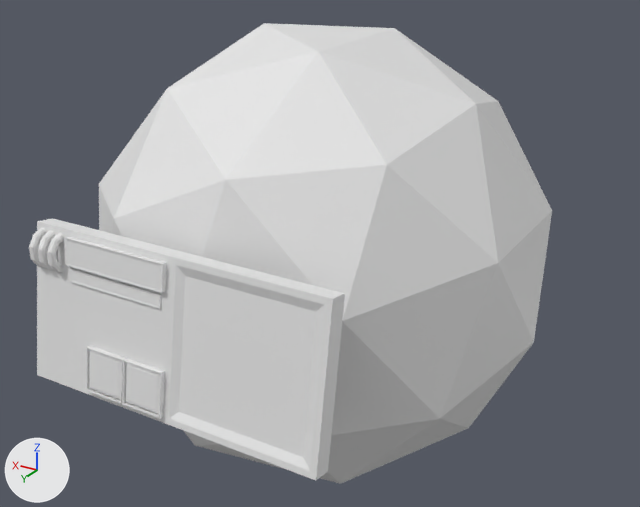
The Blender file Assets/Models/Molecular Smelter.blend: old version first, new version second.
Camera for both pictures: a camera (50 mm lens) standing at (-1.95, 3.31, 2.68) and looking at (-0.02, 0.09, 1.07). Lighting does not change. The marker at lower left points along +X, +Y and +Z.

In view in the first picture: 'BigScreenFrame', 'ButtonFrame', 'ComputerScreen', 'MolecularSmelter', 'NameTag', 'NameTag.001', 'OffButton', 'OnButton', 'ProcessBar1', 'ProcessBar2', 'ProcessBar3', 'ProcessBar4', 'ProcessBarFrame'.
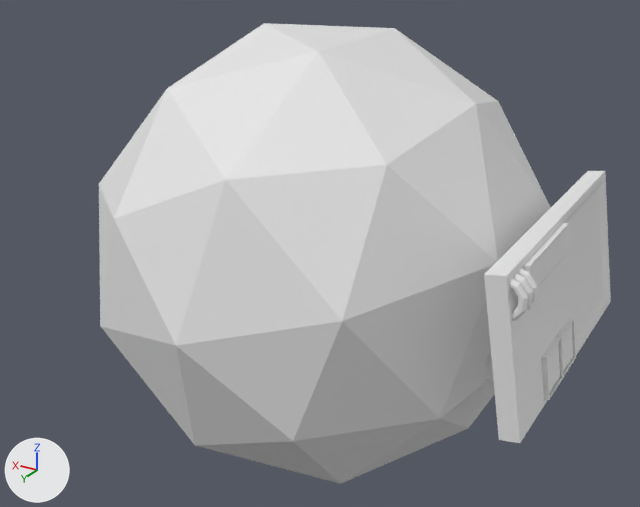
Commit message: Changed - Molecular Smelter

Changed parts and their boxes [x1, y1, x2, y2] in the pictures (640 x 507 px):
'MolecularSmelter', reshaped (14% narrower)
    before: [29, 23, 552, 484]
    after: [99, 23, 551, 484]
'BigScreenFrame', moved, turned
    before: [37, 218, 345, 480]
    after: [484, 171, 611, 443]
'ComputerScreen', moved, turned
    before: [179, 276, 316, 457]
    after: [567, 188, 604, 337]
'NameTag.001', moved, turned
    before: [68, 241, 160, 290]
    after: [530, 227, 567, 284]
'ButtonFrame', moved, turned
    before: [86, 346, 165, 419]
    after: [541, 317, 576, 400]
'OnButton', moved, turned
    before: [126, 363, 160, 414]
    after: [562, 323, 573, 371]
'OffButton', moved, turned
    before: [89, 350, 121, 399]
    after: [547, 342, 560, 393]
'NameTag', moved, turned
    before: [64, 237, 167, 293]
    after: [523, 223, 569, 287]
'MolecularSmelter.001', added
    after: [509, 268, 537, 321]
'ProcessBarFrame', moved, turned
    before: [70, 269, 161, 309]
    after: [528, 255, 566, 310]
'ProcessBar4', moved, turned
    before: [135, 290, 157, 306]
    after: [556, 257, 564, 275]
'ProcessBar2', moved, turned
    before: [93, 277, 114, 293]
    after: [539, 276, 548, 295]
'ProcessBar3', moved, turned
    before: [114, 284, 135, 299]
    after: [548, 267, 556, 285]
'ProcessBar1', moved, turned
    before: [73, 272, 93, 286]
    after: [531, 287, 540, 306]
part 1 of me_icosphere_002, deleted
    before: [29, 228, 45, 267]
part 2 of me_icosphere_002, deleted
    before: [38, 230, 54, 270]
part 3 of me_icosphere_002, deleted
    before: [47, 232, 64, 273]

The edits, one by one:
me_icosphere_002 has 262 vertices, 305 faces and spans x -1.03..1.0, y -1.07..1.17, z 0.01..2.07.
me_icosphere_002 is used by ob_molecularsmelter; location (0.0, 0.0, 0.0).
me_icosphere_002 part 1: the loose piece of 60 vertices spanning x 0.62..0.66, y 1.09..1.17, z 1.23..1.4 is deleted.
me_icosphere_002 part 2: the loose piece of 60 vertices spanning x 0.57..0.61, y 1.09..1.17, z 1.23..1.4 is deleted.
me_icosphere_002 part 3: the loose piece of 60 vertices spanning x 0.53..0.56, y 1.09..1.17, z 1.23..1.4 is deleted.
Mesh me_icosphere_004 is new.
It has 180 vertices, 150 faces and spans x 0.526..0.659, y 1.087..1.17, z 1.23..1.404.
Object 'ComputerScreen' (ob_computerscreen) moves from (0.0, 0.0, 0.0) to (0.014, -0.02, 0.0).
Object 'ComputerScreen' (ob_computerscreen) turns from (0, 0, 0) to (0, 0, 91) degrees about x, y and z.
Object 'BigScreenFrame' (ob_bigscreenframe) moves from (0.0, 0.0, 0.0) to (0.014, -0.02, 0.0).
Object 'BigScreenFrame' (ob_bigscreenframe) turns from (0, 0, 0) to (0, 0, 91) degrees about x, y and z.
Object 'NameTag.001' (ob_nametag_001) moves from (0.257, 1.089, 1.335) to (-1.078, 0.224, 1.335).
Object 'NameTag.001' (ob_nametag_001) turns from (8.5, 0, 0) to (8.5, 0, 91) degrees about x, y and z.
Object 'ProcessBar4' (ob_processbar4) moves from (0.257, 1.095, 1.239) to (-1.083, 0.224, 1.239).
Object 'ProcessBar4' (ob_processbar4) turns from (12, 0, 0) to (12, 0, 91) degrees about x, y and z.
Object 'ProcessBar3' (ob_processbar3) moves from (0.257, 1.095, 1.239) to (-1.083, 0.224, 1.239).
Object 'ProcessBar3' (ob_processbar3) turns from (12, 0, 0) to (12, 0, 91) degrees about x, y and z.
Object 'ProcessBar2' (ob_processbar2) moves from (0.257, 1.095, 1.239) to (-1.083, 0.224, 1.239).
Object 'ProcessBar2' (ob_processbar2) turns from (12, 0, 0) to (12, 0, 91) degrees about x, y and z.
Object 'ProcessBar1' (ob_processbar1) moves from (0.257, 1.095, 1.239) to (-1.083, 0.224, 1.239).
Object 'ProcessBar1' (ob_processbar1) turns from (12, 0, 0) to (12, 0, 91) degrees about x, y and z.
Object 'ProcessBarFrame' (ob_processbarframe) moves from (0.257, 1.095, 1.239) to (-1.083, 0.224, 1.239).
Object 'ProcessBarFrame' (ob_processbarframe) turns from (12, 0, 0) to (12, 0, 91) degrees about x, y and z.
Object 'ButtonFrame' (ob_buttonframe) moves from (0.286, 1.157, 0.889) to (-1.146, 0.252, 0.889).
Object 'ButtonFrame' (ob_buttonframe) turns from (8.5, 0, 0) to (8.5, 0, 91) degrees about x, y and z.
Object 'NameTag' (ob_nametag) moves from (0.257, 1.089, 1.335) to (-1.078, 0.224, 1.335).
Object 'NameTag' (ob_nametag) turns from (8.5, 0, 0) to (8.5, 0, 91) degrees about x, y and z.
Object 'OffButton' (ob_offbutton) moves from (0.285, 1.175, 0.894) to (-1.163, 0.252, 0.894).
Object 'OffButton' (ob_offbutton) turns from (8.5, 0, 0) to (8.5, 0, 91) degrees about x, y and z.
Object 'OnButton' (ob_onbutton) moves from (0.095, 1.175, 0.894) to (-1.161, 0.062, 0.894).
Object 'OnButton' (ob_onbutton) turns from (8.5, 0, 0) to (8.5, 0, 91) degrees about x, y and z.
Object 'MolecularSmelter.001' (ob_molecularsmelter_001) is new; it shows me_icosphere_004.
Its location is (0.013, -0.038, 0.0).
Its rotation in degrees is (0, 0, 90).
